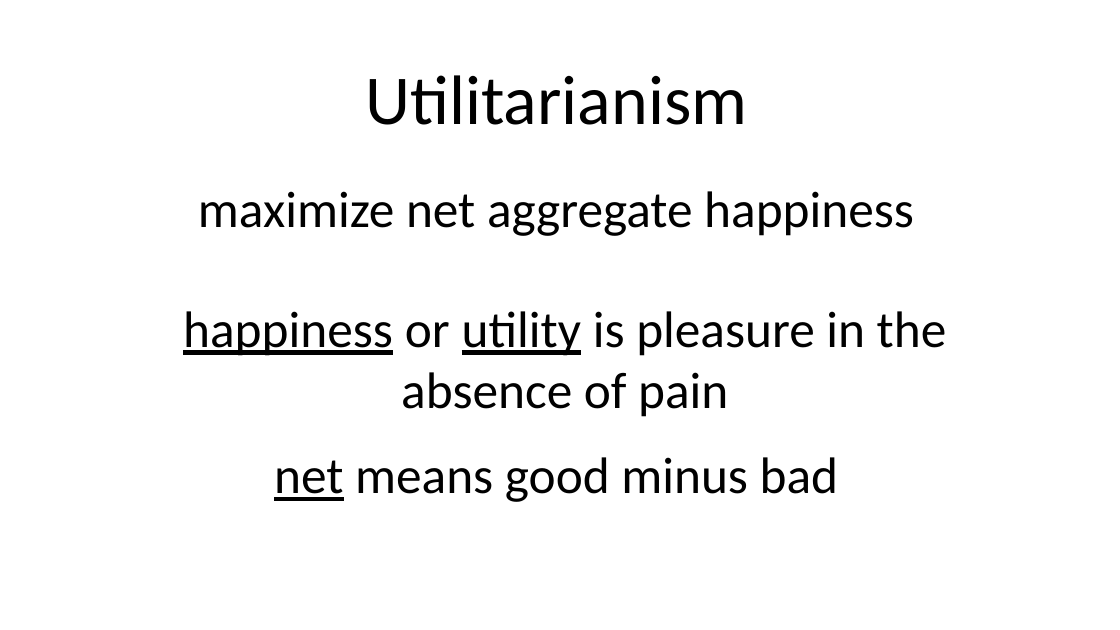
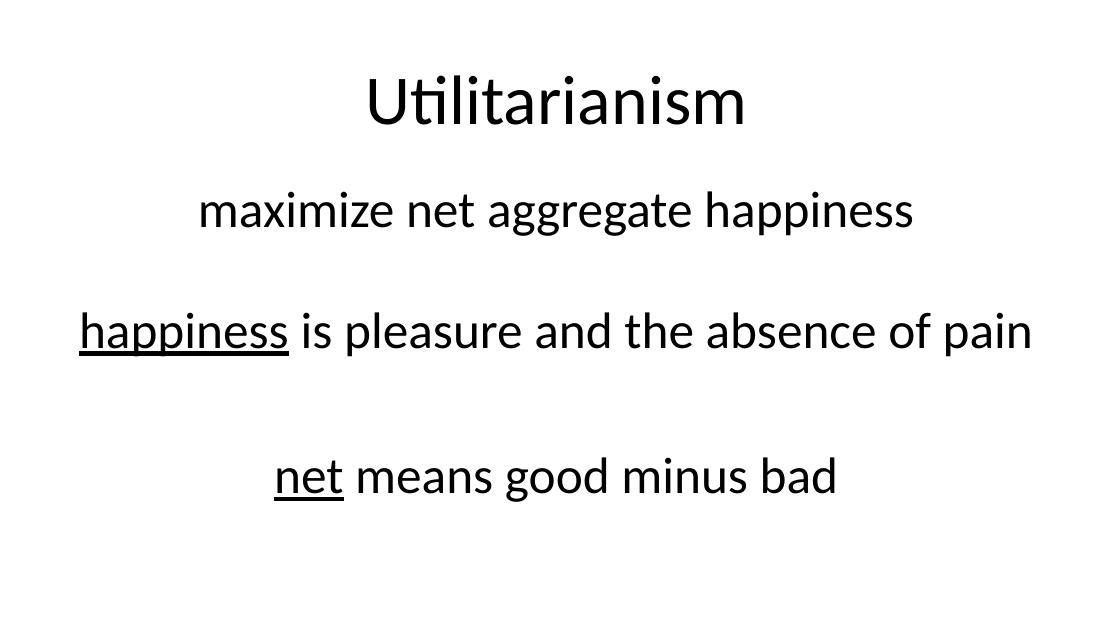
Before and after one commit to winkelmantanner/winkelmantanner.github.io, a slide deck: slide 10 of Presentation1.pptx. Drawn at 1120x630 pixels with LibreOffice and Linux fonts; fonts in the diff are those of the drawing. Boxes give left, top, right and bottom in pixels: in the first picture for what was removed or moved away, otherwise in the second. Text is boxed around its words. In the diff, an @@ line names an element or a change of style, - is before the commit and + after.

```diff
--- a/Presentation1.pptx
+++ b/Presentation1.pptx
@@ text at <box>79,312,1033,357</box>: text changed @@
-happiness or utility is pleasure in the absence of pain
+happiness is pleasure and the absence of pain
```
Also in this commit, not shown: 2 other slides changed, 5 slides added.
